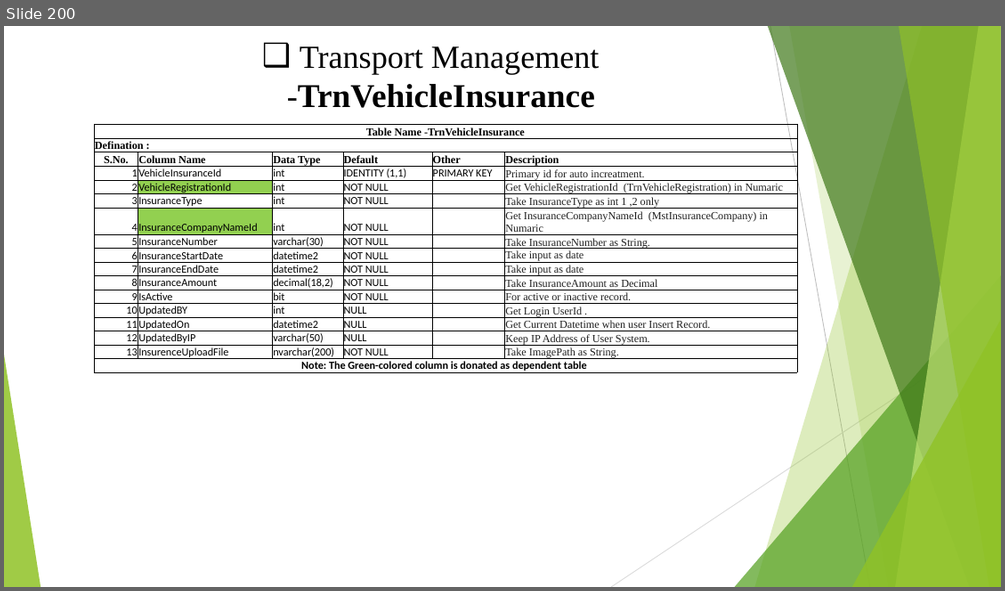
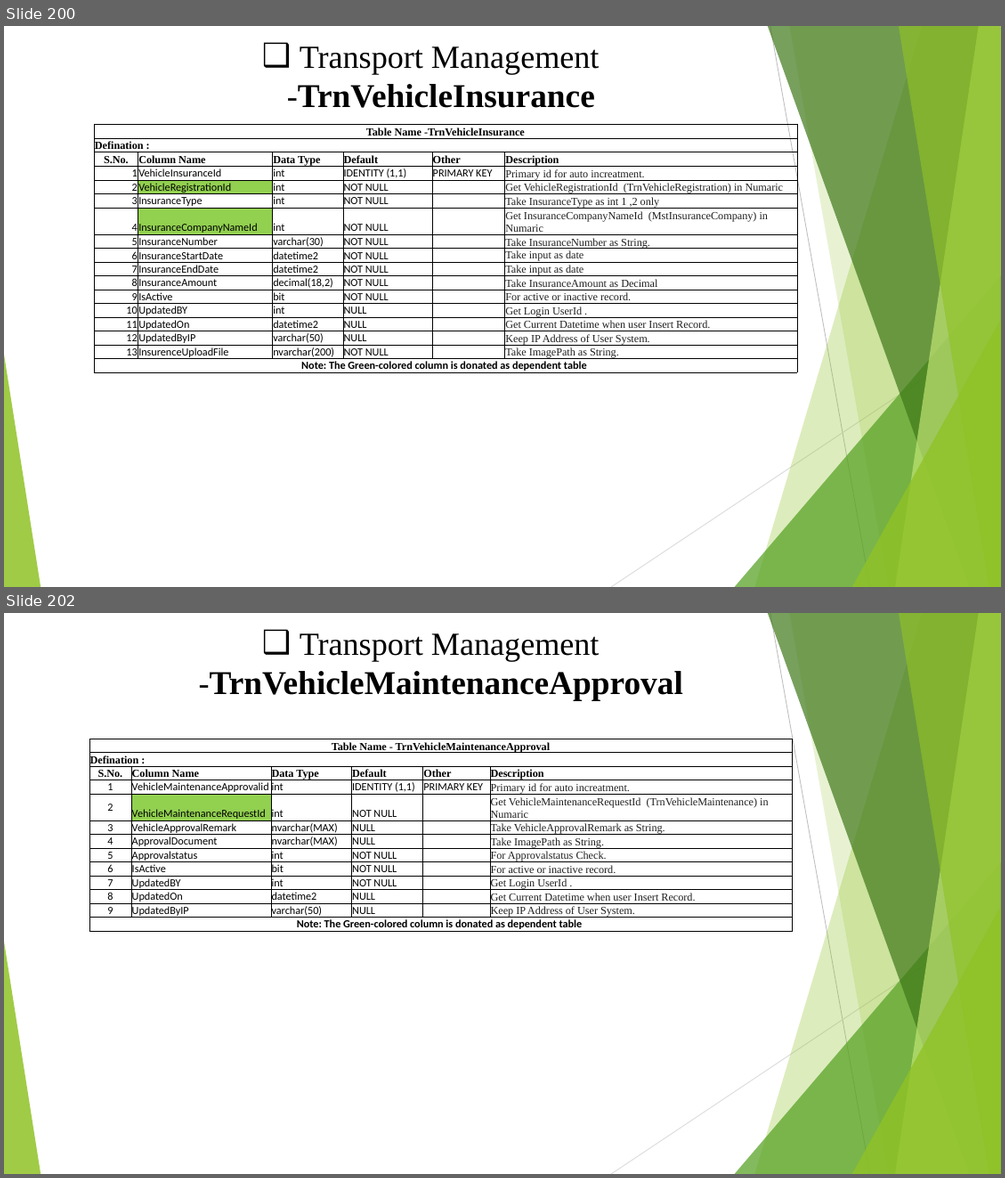
Before and after one commit to SFA-Technologies-Pvt-Ltd/School_EducationPortal3.0_tableSchema, a slide deck: SchoolEducationPortal3.0_DB_Structure_18-05-2024 - Kapil.pptx. Shown one above the other, each under a label of ours: slide 200 before the commit, slides 200 and 202 after it; the slides between them are not shown. The pictures are 1005x591 and 1005x1178 pixels, drawn with LibreOffice and Linux fonts; fonts in the diff are those of the drawing. Boxes give left, top, right and bottom in pixels: in the first picture for what was removed or moved away, otherwise in the second. Text is boxed around its words. In the diff, an @@ line names an element or a change of style, - is before the commit and + after.

```diff
--- a/SchoolEducationPortal3.0_DB_Structure_18-05-2024 - Kapil.pptx
+++ b/SchoolEducationPortal3.0_DB_Structure_18-05-2024 - Kapil.pptx
@@ slide 202 added at (x1=4, y1=613, x2=1001, y2=1174), background #FFFFFF; not listed: 10 template elements that a slide beside it also shows @@
@@ text added at (x1=210, y1=633, x2=683, y2=700), 32 pt, text #000000, bold @@
+❑ Transport Management -TrnVehicleMaintenanceApproval
@@ table added at (x1=89, y1=738, x2=793, y2=943), 13 rows, 6 columns @@
+Table Name - TrnVehicleMaintenanceApproval |  |  |  |  | 
+Defination : |  |  |  |  | 
+S.No. | Column Name | Data Type | Default | Other | Description
+1 | VehicleMaintenanceApprovalid | int | IDENTITY (1,1) | PRIMARY KEY | Primary id for auto increatment.
+2 | VehicleMaintenanceRequestId | int | NOT NULL |  | Get VehicleMaintenanceRequestId (TrnVehicleMaintenance) in Numaric
+3 | VehicleApprovalRemark | nvarchar(MAX) | NULL |  | Take VehicleApprovalRemark as String.
+4 | ApprovalDocument | nvarchar(MAX) | NULL |  | Take ImagePath as String.
+5 | Approvalstatus | int | NOT NULL |  | For Approvalstatus Check.
+6 | IsActive | bit | NOT NULL |  | For active or inactive record.
+7 | UpdatedBY | int | NOT NULL |  | Get Login UserId .
+8 | UpdatedOn | datetime2 | NULL |  | Get Current Datetime when user Insert Record.
+9 | UpdatedByIP | varchar(50) | NULL |  | Keep IP Address of User System.
+Note: The Green-colored column is donated as dependent table |  |  |  |  | 
```
Also in this commit, not shown: 10 other slides added, 6 slides removed, 10 other files.
